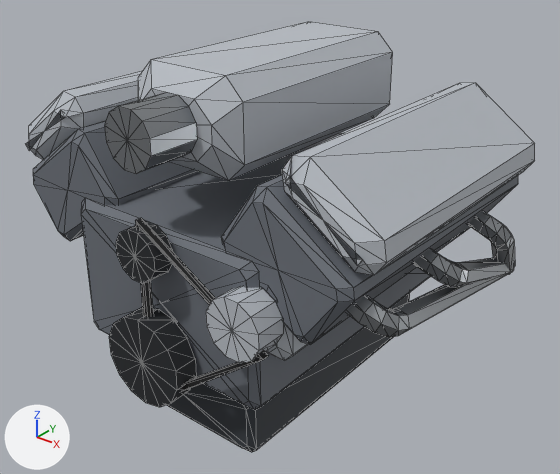
The glTF model assets/parts/engine/crate_kmw_v6_35.glb as it was, and as the next commit left it.
Both versions are drawn from a 50 mm camera at (0.755, -0.915, 0.816) aimed at (0.023, 0.0, 0.249). Lighting does not change. The marker at lower left points along +X, +Y and +Z. The first picture is the older version. Mesh edges are drawn as thin lines. Vertices at exactly the same position are counted once.

The first picture shows 'model'.
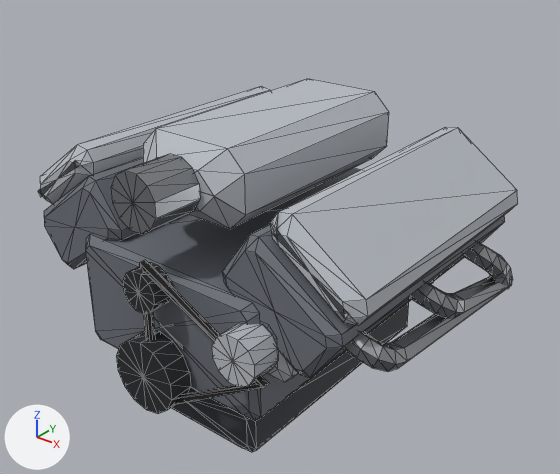
What differs and where, as boxes (x1, y1, x2, y2) in the pictures (560 x 474 px; the box of a moved part takes in the faces that stretch with it):
'model', reshaped, moved (13% shorter): before (26, 22, 535, 452); after (38, 79, 518, 452)
part 1 of me_model, moved or reshaped: before (167, 293, 410, 452); after (171, 302, 409, 452)
part 2 of me_model, moved or reshaped: before (81, 133, 431, 410); after (85, 168, 433, 421)
part 3 of me_model, moved or reshaped: before (33, 121, 200, 241); after (44, 157, 143, 269)
part 4 of me_model, moved or reshaped: before (221, 175, 518, 344); after (223, 215, 505, 378)
part 5 of me_model, moved or reshaped: before (206, 287, 283, 363); after (212, 324, 278, 387)
part 6 of me_model, moved or reshaped: before (109, 307, 196, 407); after (116, 331, 191, 413)
part 7 of me_model, moved or reshaped: before (116, 221, 172, 283); after (123, 262, 171, 314)
part 8 of me_model, moved or reshaped: before (135, 218, 268, 391); after (139, 260, 269, 405)
part 9 of me_model, moved or reshaped: before (26, 22, 535, 361); after (38, 79, 518, 382)

What changed in the scene script:
```text
Change me_model:
    used by ob_model
    remove me_model.from_pydata(...)  # 620 vertices, 1176 faces; spans x -1.0..1.0, y -0.83..0.83, z -0.78..0.78
    add me_model.from_pydata(...)  # 620 vertices, 1176 faces; spans x -1.0..1.0, y -0.82..0.82, z -0.64..0.64
    me_model part 1: the loose piece of 34 vertices spanning x -0.42..0.42, y -0.63..0.66, z -0.78..-0.48 is scaled about its middle by (1, 1, 0.785), then moved by (0.0, 0.0, 0.11)
    me_model part 2: the loose piece of 34 vertices spanning x -0.5..0.5, y -0.7..0.76, z -0.48..0.19 is scaled about the mesh origin by (0.999, 1, 0.802)
    me_model part 3: the loose piece of 34 vertices spanning x -0.89..-0.29, y -0.67..0.73, z -0.09..0.47 is multiplied about its middle by the matrix ((0.928, 0.0, 0.101), (0.0, 1.0, 0.0), (0.101, 0.0, 0.858)), then moved by (0.02, 0.0, -0.03)
    me_model part 4: the loose piece of 34 vertices spanning x 0.29..0.89, y -0.67..0.73, z -0.09..0.47 is multiplied about its middle by the matrix ((0.928, 0.0, -0.101), (0.0, 1.0, 0.0), (-0.101, 0.0, 0.858)), then moved by (-0.02, 0.0, -0.03)
    me_model part 5: the loose piece of 26 vertices spanning x 0.35..0.6, y -0.8..-0.66, z -0.16..0.09 is scaled about its middle by (0.82, 1, 0.82), then moved by (0.0, 0.0, 0.01)
    me_model part 6: the loose piece of 30 vertices spanning x -0.2..0.2, y -0.83..-0.72, z -0.57..-0.17 is scaled about the mesh origin by (0.82, 0.999, 0.82)
    me_model part 7: the loose piece of 26 vertices spanning x -0.11..0.11, y -0.81..-0.72, z 0.0..0.22 is scaled about the mesh origin by (0.821, 0.999, 0.82)
    me_model part 8: the loose piece of 17 vertices spanning x -0.02..0.61, y -0.79..-0.76, z -0.59..0.25 is scaled about the mesh origin by (0.999, 1, 0.821)
    me_model part 9: 369 of 620 vertices moved; they spanned x -1.0..1.0, y -0.8..0.83, z -0.36..0.78 and now span x -1.0..1.0, y -0.8..0.82, z -0.3..0.64; mean shift (0.0, 0.0, -0.03); largest move (0.2, -0.57, 0.61) -> (0.2, -0.56, 0.47)
Change ob_model:
    ob_model.location: (0.0, 0.00112, 0.281) -> (0.0, 0.000396, 0.231)
```
